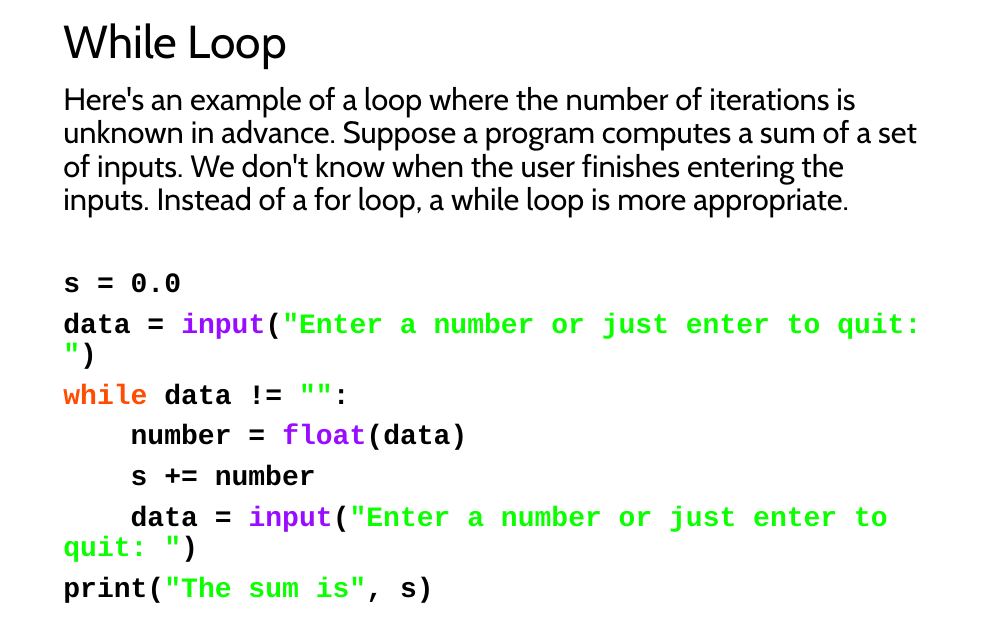
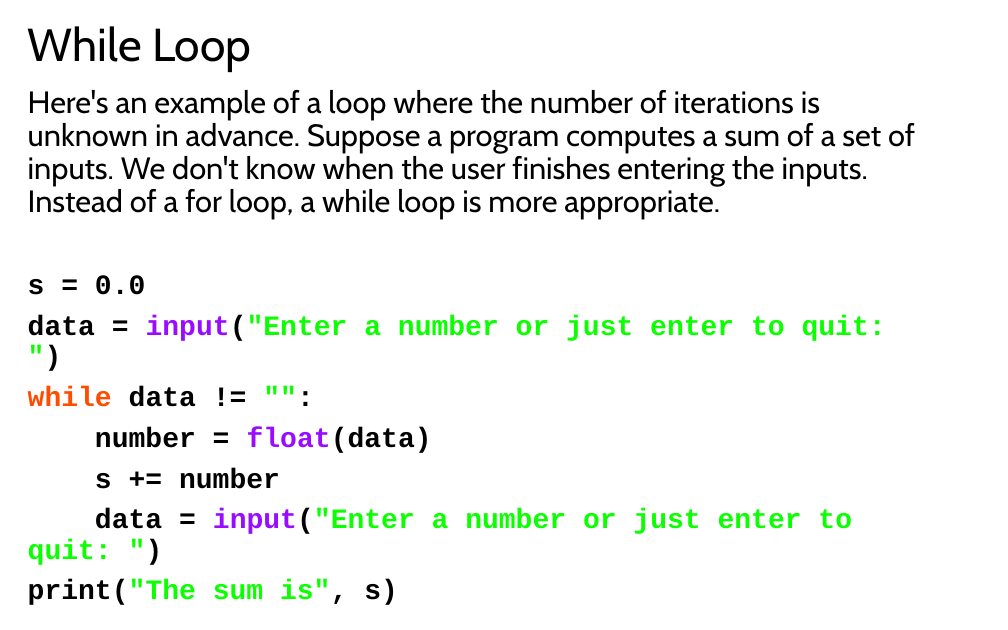
Before and after one commit to LongBaoNguyen/longbaonguyen.github.io, a slide deck: slide 6 of courses/apcsp/lect6.pptx. Drawn at 1008x630 pixels with LibreOffice and Linux fonts; fonts in the diff are those of the drawing. Boxes give left, top, right and bottom in pixels: in the first picture for what was removed or moved away, otherwise in the second. Text is boxed around its words. In the diff, an @@ line names an element or a change of style, - is before the commit and + after.

```diff
--- a/courses/apcsp/lect6.pptx
+++ b/courses/apcsp/lect6.pptx
@@ title "While Loop": place and size @@
-title "While Loop" at <box>63,23,287,69</box>
+title "While Loop" at <box>28,26,251,72</box>
@@ text "Here's an example of a ..." rewrapped from <box>63,87,921,603</box> to <box>28,90,915,605</box> @@
```
Also in this commit, not shown: 10 other slides changed, 1 other file.
